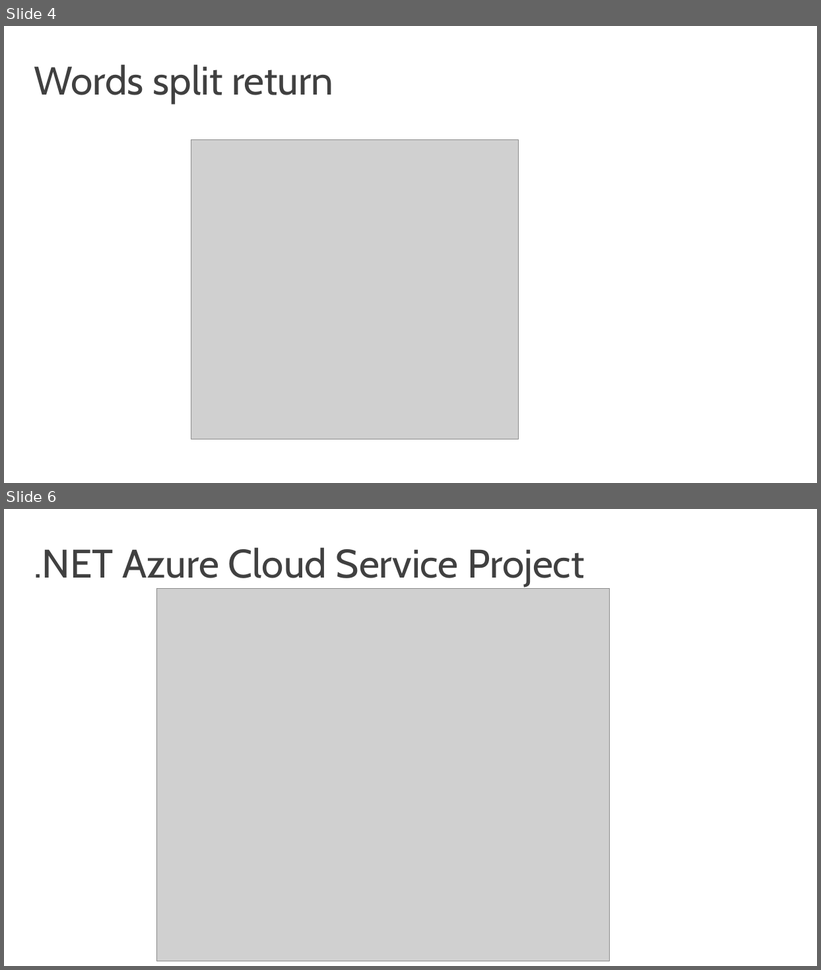
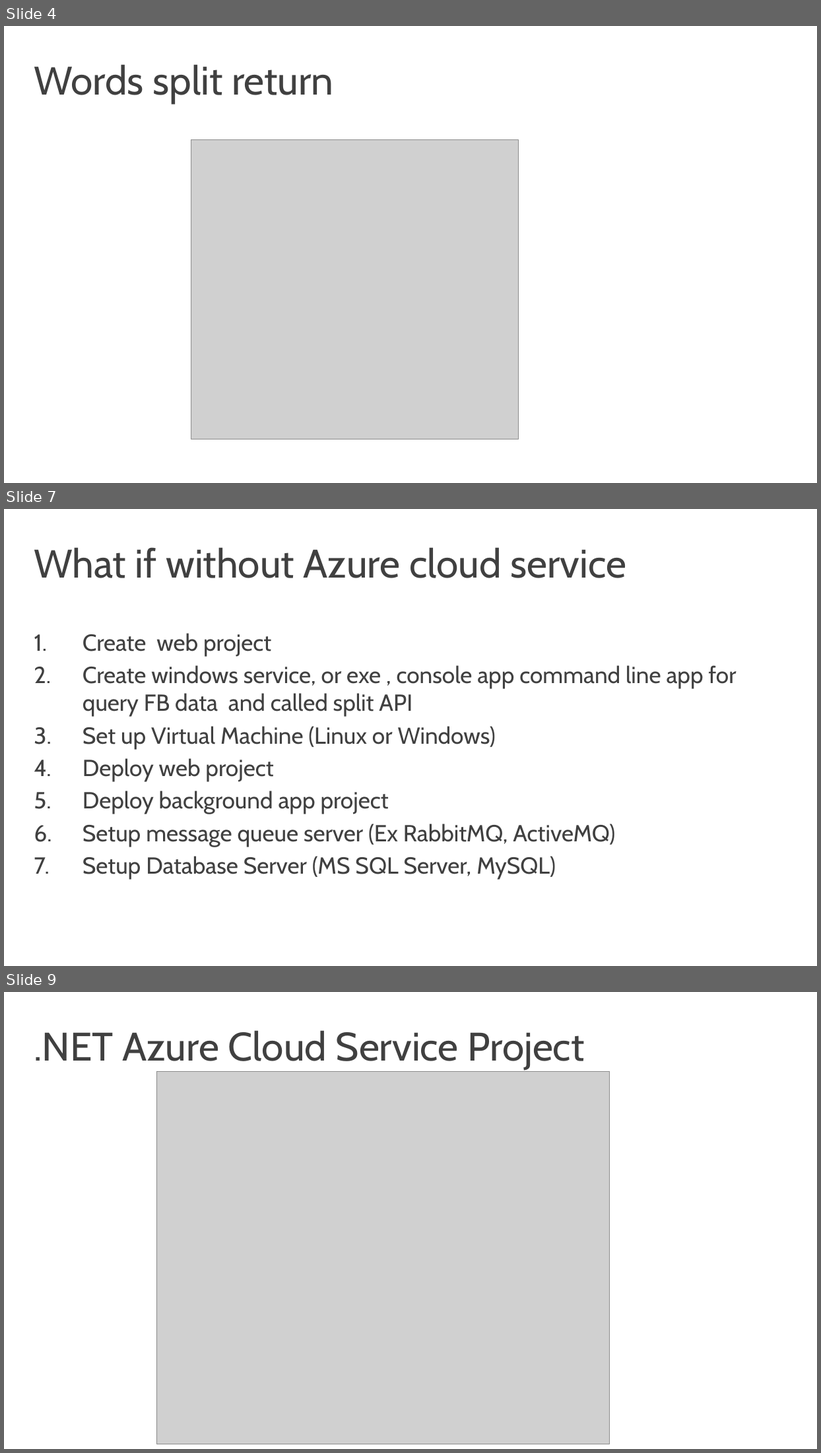
Before and after one commit to codesanook/PageFeedback, a slide deck: Azure Cloud Service Deployment.pptx. Shown one above the other, each under a label of ours: slides 4 and 6 before the commit, slides 4, 7 and 9 after it; the slides between them are not shown. The pictures are 821x970 and 821x1453 pixels, drawn with LibreOffice and Linux fonts; fonts in the diff are those of the drawing; grey boxes stand for pictures. Boxes give left, top, right and bottom in pixels: in the first picture for what was removed or moved away, otherwise in the second. Text is boxed around its words. In the diff, an @@ line names an element or a change of style, - is before the commit and + after.

```diff
--- a/Azure Cloud Service Deployment.pptx
+++ b/Azure Cloud Service Deployment.pptx
@@ slide 7 added at (4, 509, 817, 966), background #FFFFFF @@
@@ title added at (34, 547, 626, 578), 48 pt, text #404040 @@
+What if without Azure cloud service
@@ text added at (83, 633, 737, 880), 28 pt, text #404040 @@
+1. Create web project
+2. Create windows service, or exe , console app command line app for query FB data and called split API
+3. Set up Virtual Machine (Linux or Windows)
+4. Deploy web project
+5. Deploy background app project
+6. Setup message queue server (Ex RabbitMQ, ActiveMQ)
+7. Setup Database Server (MS SQL Server, MySQL)
@@ what was slide 6 is now slide 9 @@
```
Also in this commit, not shown: 7 slides changed, 10 other slides added, 10 slides removed.
